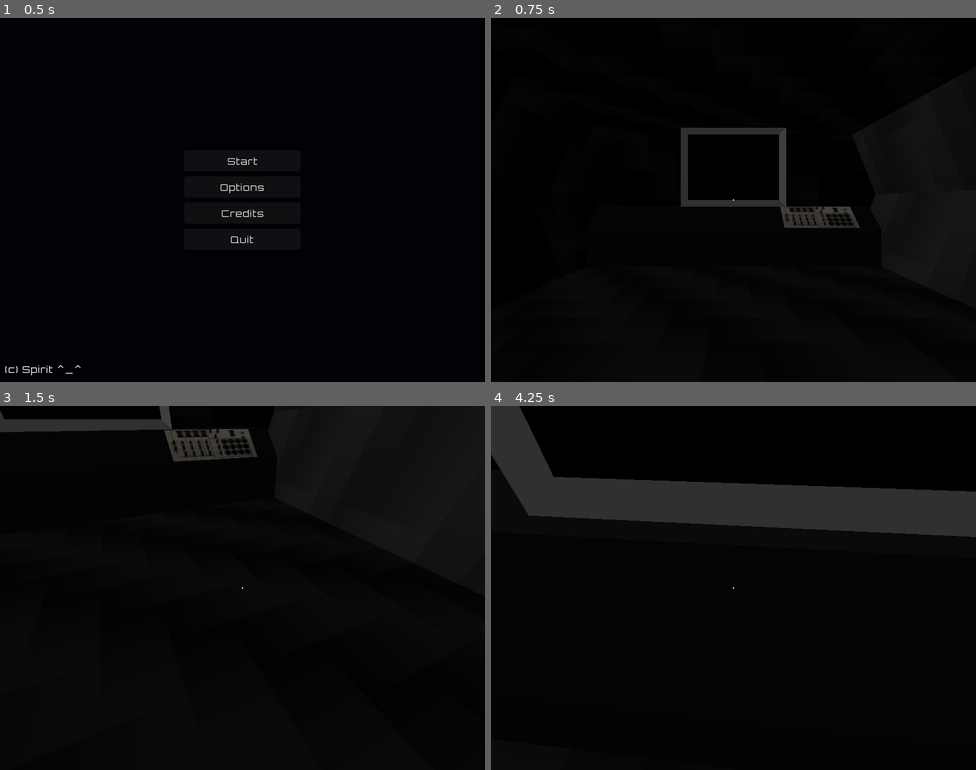
Above: before the commit, frames 1-4 (two rows, left to right).
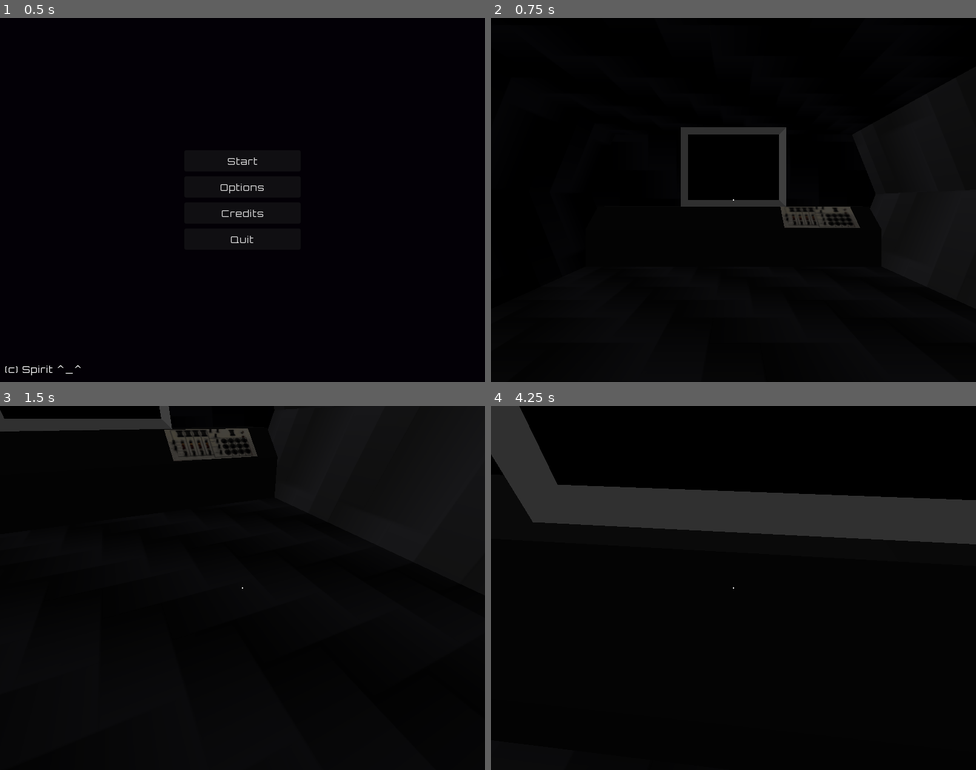
Above: after the commit, the same moments.

Repository: amr-engineer/void-ship
Game: Godot game, scene res://menus/main.tscn
Same seed, same stepped clock (60 frames per second), same inputs: the game is played once before the commit and once after it.
Inputs (mouse positions are in pixels of both pictures, inside the frame that each line leads up to):
- Up to frame 1 (0.5 s): no input
- Up to frame 2 (0.75 s): click "Start" at 0.5 s
- Up to frame 3 (1.5 s): tap Enter at 1.25 s; move the mouse to (266, 588) at 1.27 s; hold W (move_forward) from 1.28 s (still down); hold E (interact) from 1.28 s (still down)
- Up to frame 4 (4.25 s): keep holding W (move_forward); tap Space (jump) at 1.52, 2.27, 3.77 s; move the mouse to (709, 588) at 2.02 s; release E (interact) at 2.03 s; tap Shift (sprint) at 2.1, 3.6 s; move the mouse to (743, 580) at 2.77 s; hold E (interact) 2.78-3.53 s; move the mouse to (728, 595) at 3.52 s

Frame 1 is identical in both runs. In frame 2, less than 0.1% of the frame differs, in the area x 39-76%, y 30-58%; in frame 3, 0.2%; in frame 4, 3.7%, in the area x 0-100%, y 0-38%.

Commit message:
create collision for table

Diff:
--- a/scenes/game.tscn
+++ b/scenes/game.tscn
@@ -73,6 +73,10 @@
 [sub_resource type="BoxShape3D" id="BoxShape3D_oq0xs"]
 size = Vector3(10, 3, 2)
 
+[sub_resource type="CylinderShape3D" id="CylinderShape3D_kvuet"]
+height = 1.75
+radius = 1.0
+
 [sub_resource type="StandardMaterial3D" id="StandardMaterial3D_kvpfn"]
 albedo_color = Color(0.25882354, 0.28627452, 0.29803923, 1)
 metallic = 0.75
@@ -198,6 +202,10 @@
 transform = Transform3D(0.9999996, 0, 0, 0, 1, 0, 0, 0, 0.9999996, 0, 1.5, -8.999995)
 shape = SubResource("BoxShape3D_oq0xs")
 
+[node name="CollisionShape3D7" type="CollisionShape3D" parent="interior" unique_id=697235485]
+transform = Transform3D(0.9999995, 0, 0, 0, 1, 0, 0, 0, 0.9999995, 0, 0.3984375, 4.999998)
+shape = SubResource("CylinderShape3D_kvuet")
+
 [node name="meshes" type="Node3D" parent="interior" unique_id=1608589793]
 transform = Transform3D(1, 0, 0, 3.5527137e-15, 1, 0, 0, 0, 1, 3.371748e-07, 0, 0)
 
